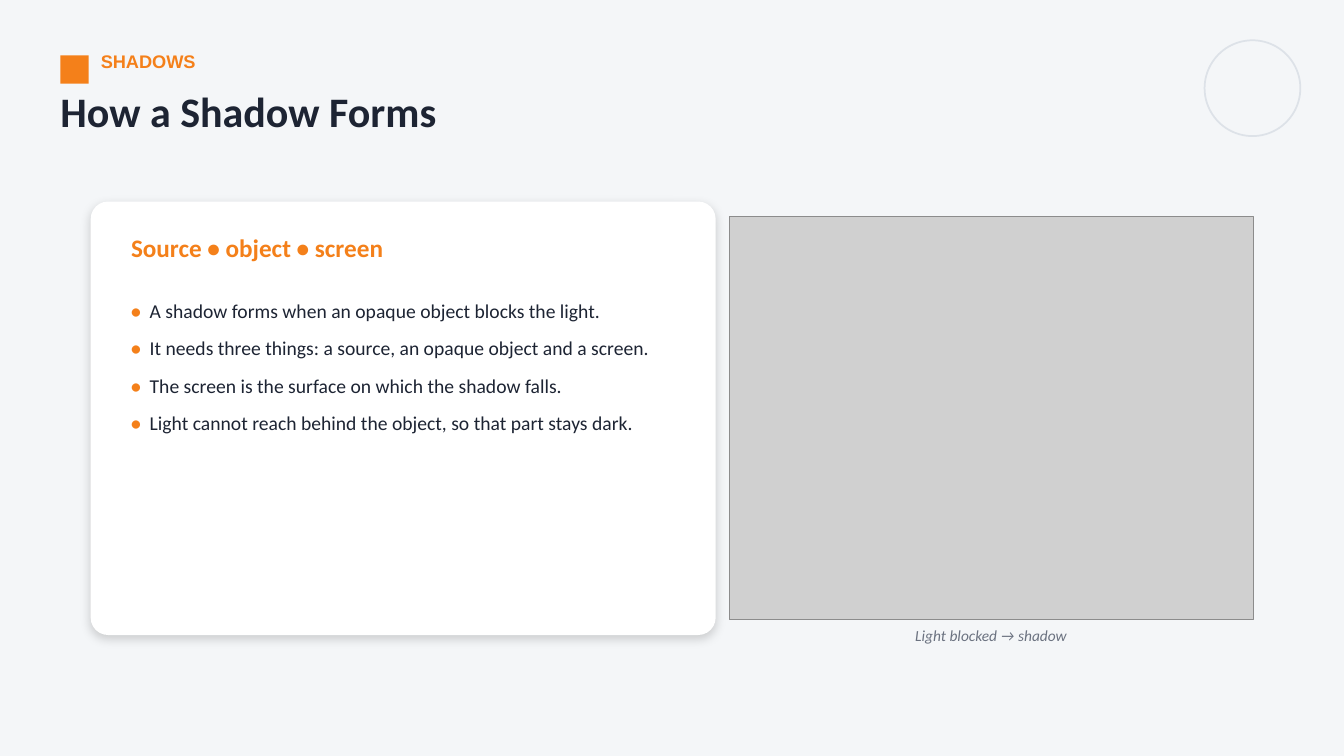
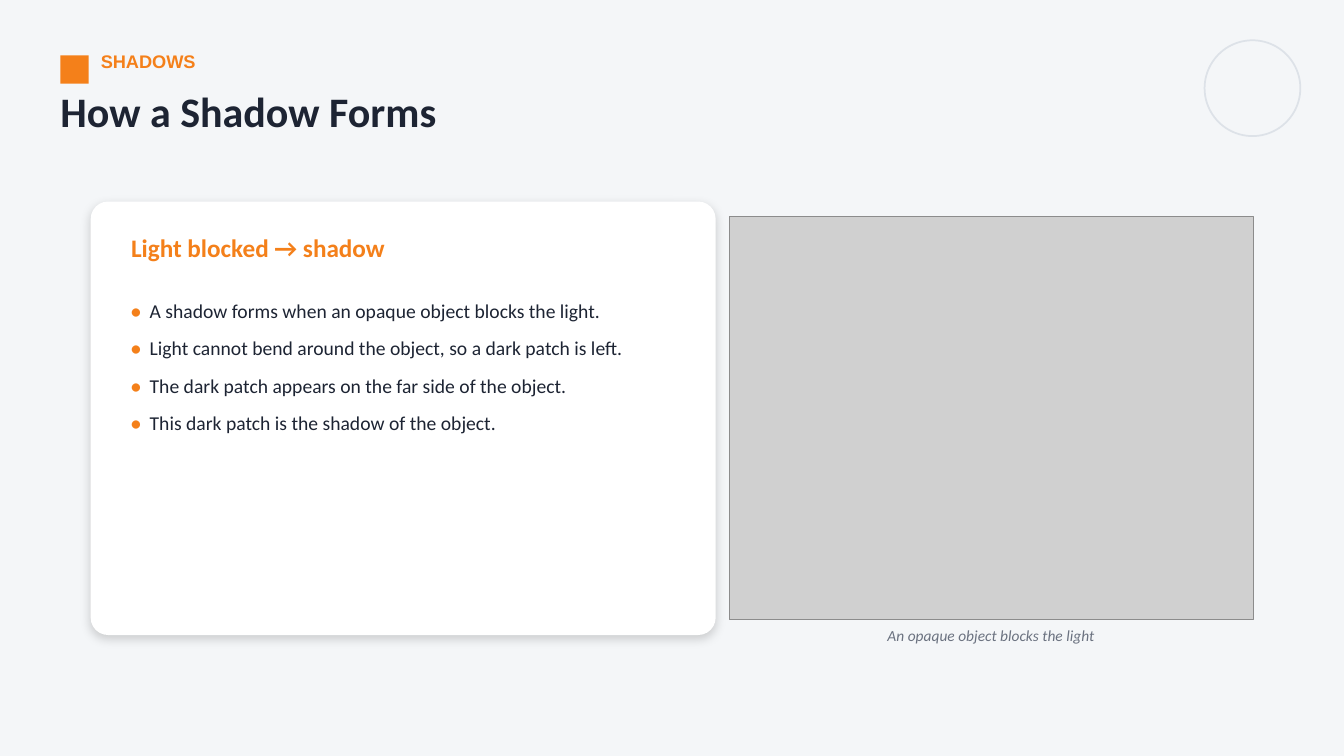
Before and after one commit to parmeshwars2911/MyFirstAR, a slide deck: slide 24 of ppt/MH_Grade06/MH06_S59_Light_and_the_Formation_of_Shadows.pptx (slide 17 before the commit). Drawn at 1344x756 pixels with LibreOffice and Linux fonts; fonts in the diff are those of the drawing; grey boxes stand for pictures. Boxes give left, top, right and bottom in pixels: in the first picture for what was removed or moved away, otherwise in the second. Text is boxed around its words. In the diff, an @@ line names an element or a change of style, - is before the commit and + after.

```diff
--- a/ppt/MH_Grade06/MH06_S59_Light_and_the_Formation_of_Shadows.pptx
+++ b/ppt/MH_Grade06/MH06_S59_Light_and_the_Formation_of_Shadows.pptx
@@ text at [131,239,385,262]: text changed @@
-Source • object • screen
+Light blocked → shadow
@@ text at [150,341,622,434]: text changed @@
-• It needs three things: a source, an opaque object and a screen.
-• The screen is the surface on which the shadow falls.
-• Light cannot reach behind the object, so that part stays dark.
+• Light cannot bend around the object, so a dark patch is left.
+• The dark patch appears on the far side of the object.
+• This dark patch is the shadow of the object.
@@ text at [887,630,1094,644]: text changed @@
-Light blocked → shadow
+An opaque object blocks the light
```
Also in this commit, not shown: 9 other slides changed, 14 slides added, 6 other files.
